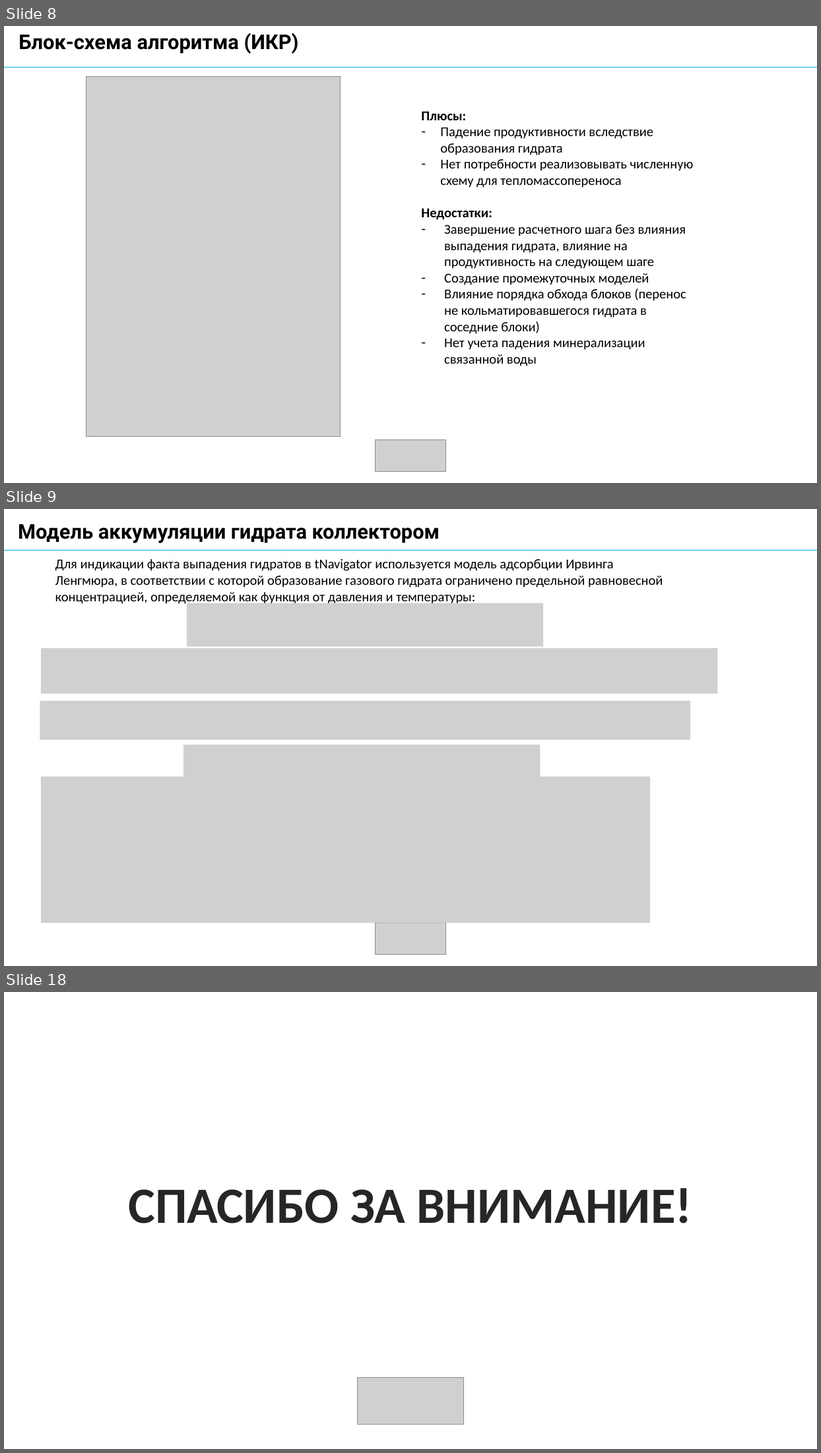
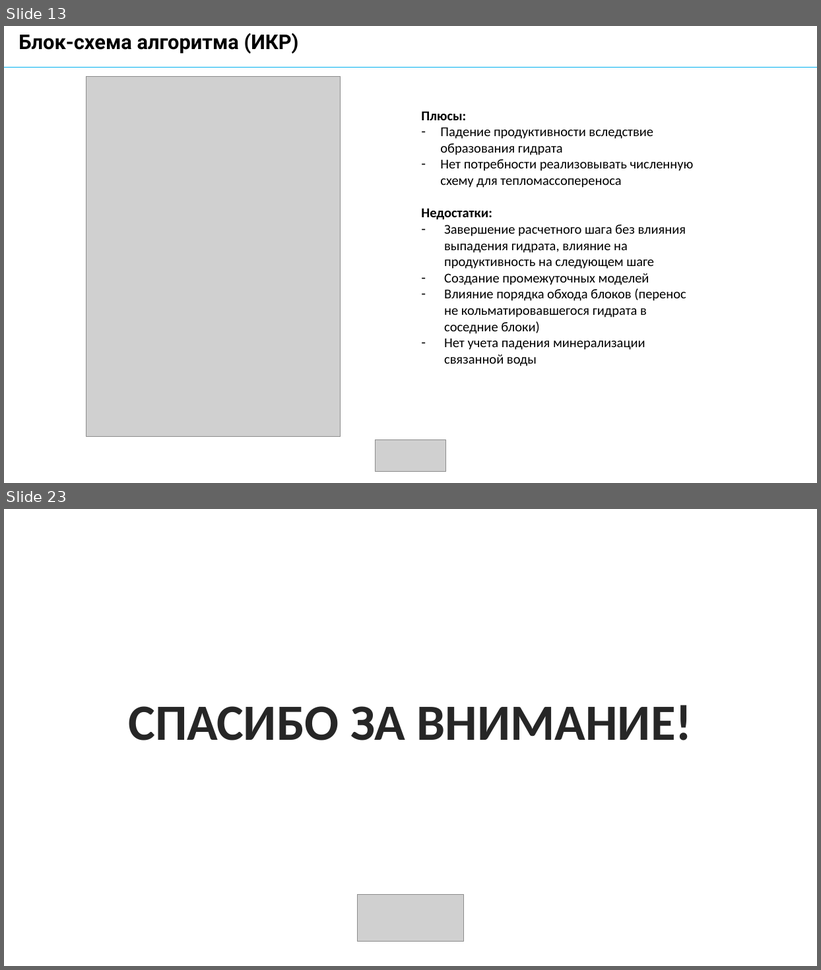
Before and after one commit to AlxndrKlbk/PhD_scriptorium, a slide deck: my_articles/3_course/автореферат/Kolbeko_AB.pptx. Shown one above the other, each under a label of ours: slides 8, 9 and 18 before the commit, slides 13 and 23 after it; the slides between them are not shown. The pictures are 821x1453 and 821x970 pixels, drawn with LibreOffice and Linux fonts; fonts in the diff are those of the drawing; grey boxes stand for pictures; background and template pictures are left out. Boxes give left, top, right and bottom in pixels: in the first picture for what was removed or moved away, otherwise in the second. Text is boxed around its words. In the diff, an @@ line names an element or a change of style, - is before the commit and + after.

```diff
--- a/my_articles/3_course/автореферат/Kolbeko_AB.pptx
+++ b/my_articles/3_course/автореферат/Kolbeko_AB.pptx
@@ slide 9 removed at bbox=[4, 509, 817, 966], background #FFFFFF @@
@@ text removed at bbox=[18, 524, 440, 543] @@
-Модель аккумуляции гидрата коллектором
@@ line removed from (4, 551) to (817, 551) @@
@@ text removed at bbox=[55, 559, 663, 605] @@
-Для индикации факта выпадения гидратов в tNavigator используется модель адсорбции Ирвинга Ленгмюра, в соответствии с которой образование газового гидрата ограничено предельной равновесной концентрацией, определяемой как функция от давления и температуры:
@@ picture removed at bbox=[187, 603, 544, 646] @@
@@ picture removed at bbox=[41, 648, 718, 693] @@
@@ picture removed at bbox=[40, 701, 691, 740] @@
@@ picture removed at bbox=[184, 745, 541, 794] @@
@@ picture removed at bbox=[41, 777, 651, 923] @@
@@ picture removed at bbox=[376, 923, 446, 955] @@
@@ what was slide 8 is now slide 13 @@
@@ what was slide 18 is now slide 23 @@
```
Also in this commit, not shown: 10 slides changed, 7 slides added, 1 other slide removed, 3 other files.
